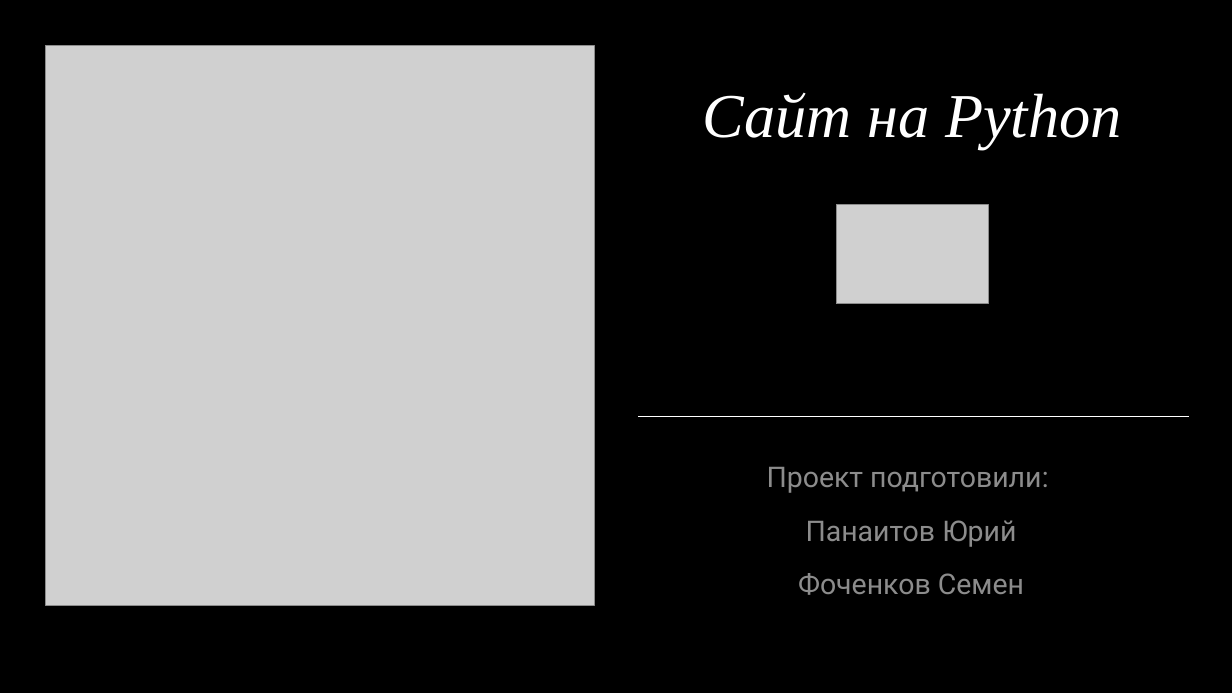
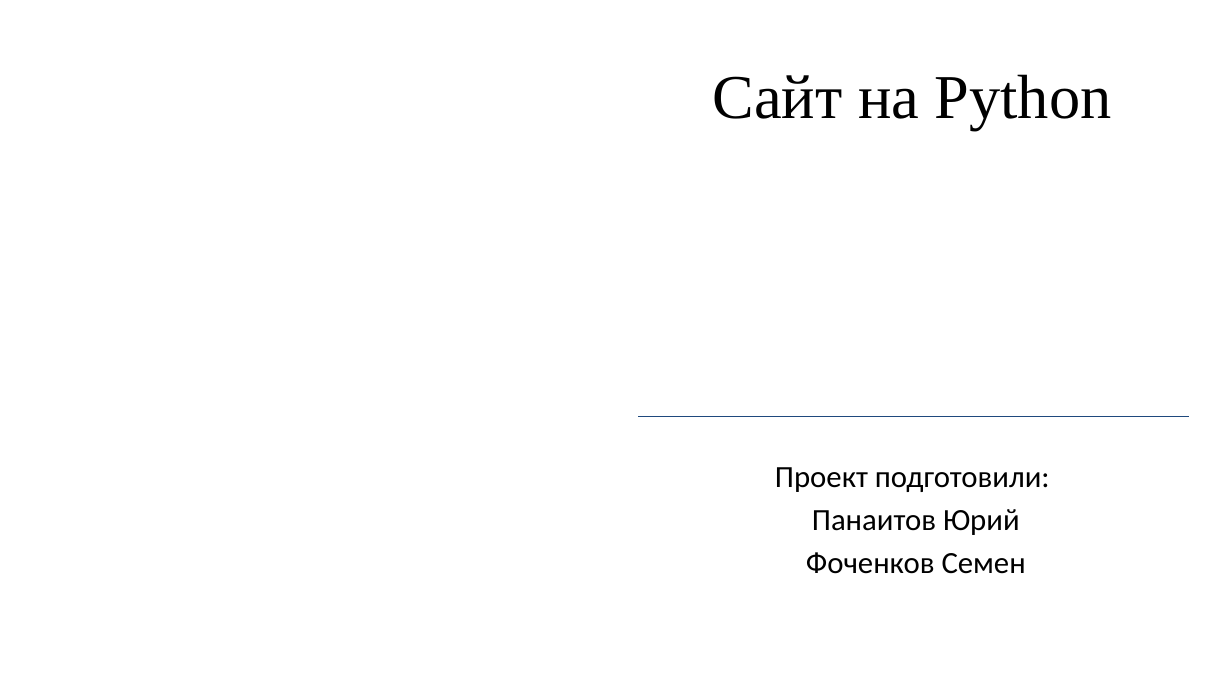
Before and after one commit to R1ccoon/Ip3s, a slide deck: slide 1 of not_site_files/pres.pptx. Drawn at 1232x693 pixels with LibreOffice and Linux fonts; fonts in the diff are those of the drawing; grey boxes stand for pictures. Boxes give left, top, right and bottom in pixels: in the first picture for what was removed or moved away, otherwise in the second. Text is boxed around its words. In the diff, an @@ line names an element or a change of style, - is before the commit and + after.

```diff
--- a/not_site_files/pres.pptx
+++ b/not_site_files/pres.pptx
@@ background #000000 to #FFFFFF @@
@@ picture removed at box(45, 45, 594, 605) @@
@@ title "Сайт на Python" at box(713, 74, 1112, 130): text colour #FFFFFF to #000000, italic off; vertical alignment top to middle @@
@@ picture removed at box(836, 204, 989, 304) @@
@@ line (639, 417) - (1189, 417): stroke #FFFFFF 0.5 pt to #1F497D 0.5 pt @@
@@ subtitle "Проект подготовили:" at box(775, 467, 1050, 574): size 22.2 to 24 pt, font Roboto to Calibri, text colour #FFFFFF at 55% opacity to #000000; line spacing 1.2 to 1; less space between paragraphs @@
```
Also in this commit, not shown: 7 other slides changed, 2 slides added, 1 slide removed.
